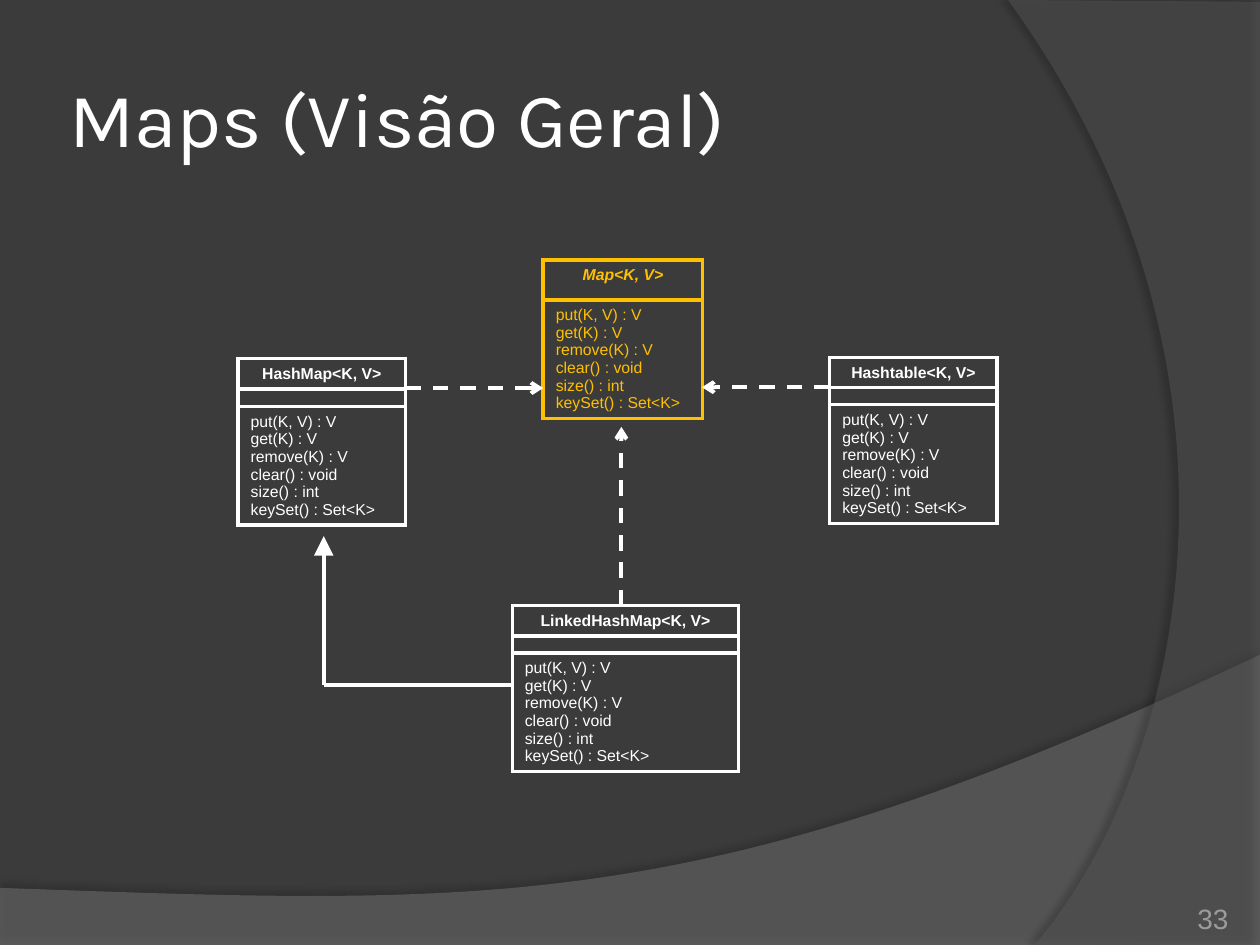
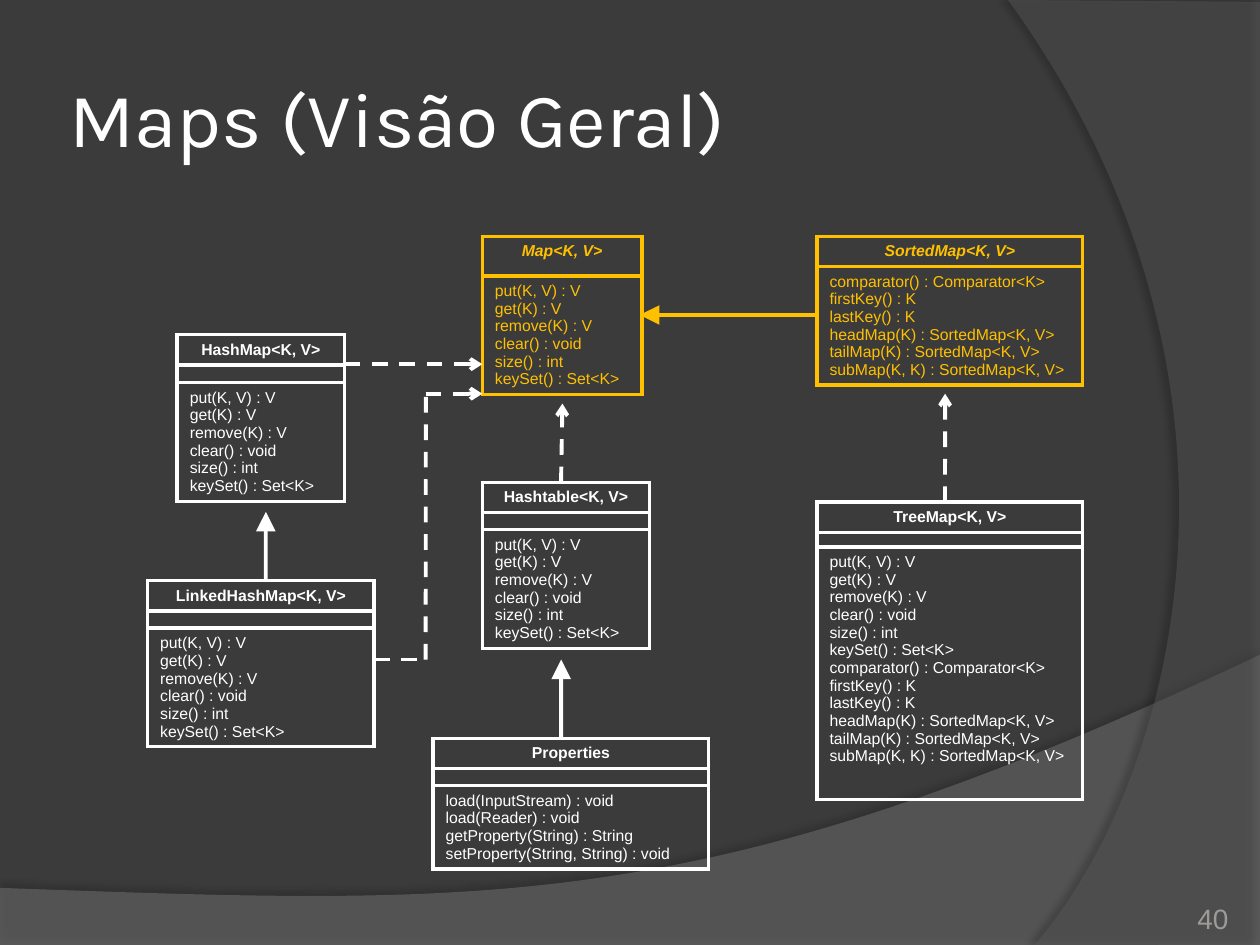
Before and after one commit to duchesqui/slzvieira-training, a slide deck: slide 40 of 2-Java-Programmer-Modulo-II/10.Capitulo04.pptx (slide 33 before the commit). Drawn at 1260x945 pixels with LibreOffice and Linux fonts; fonts in the diff are those of the drawing. Boxes give left, top, right and bottom in pixels: in the first picture for what was removed or moved away, otherwise in the second. Text is boxed around its words. In the diff, an @@ line names an element or a change of style, - is before the commit and + after.

```diff
--- a/2-Java-Programmer-Modulo-II/10.Capitulo04.pptx
+++ b/2-Java-Programmer-Modulo-II/10.Capitulo04.pptx
@@ table added at (x1=816, y1=236, x2=1082, y2=393), 2 rows, 1 columns @@
+SortedMap<K, V>
+comparator() : Comparator<K> / firstKey() : K / lastKey() : K / headMap(K) : SortedMap<K, V> / tailMap(K) : SortedMap<K, V> / subMap(K, K) : SortedMap<K, V>
@@ arrow added from (816, 315) to (640, 315), #FFC000 2.25 pt @@
@@ 2 tables, 1 arrow moved together from (x1=238, y1=260, x2=703, y2=534) to (x1=178, y1=236, x2=643, y2=510) @@
@@ arrow moved from (621, 606) - (621, 427) to (426, 659) - (426, 394) @@
@@ arrow (426, 659) - (426, 394): arrow to line @@
@@ arrow added from (426, 394) to (483, 394), #FFFFFF 2.25 pt dashed @@
@@ arrow moved from (830, 387) - (702, 387) to (561, 483) - (562, 403) @@
@@ arrow added from (945, 501) to (945, 393), #FFFFFF 2.25 pt dashed @@
@@ table moved from (x1=830, y1=358, x2=998, y2=533) to (x1=483, y1=483, x2=650, y2=658) @@
@@ table added at (x1=816, y1=501, x2=1082, y2=801), 3 rows, 1 columns @@
+TreeMap<K, V>
+
+put(K, V) : V / get(K) : V / remove(K) : V / clear() : void / size() : int / keySet() : Set<K> / comparator() : Comparator<K> / firstKey() : K / lastKey() : K / headMap(K) : SortedMap<K, V> / tailMap(K) : SortedMap<K, V> / subMap(K, K) : SortedMap<K, V>
@@ arrow moved from (324, 685) - (324, 536) to (266, 581) - (266, 512) @@
@@ table moved from (x1=513, y1=606, x2=740, y2=781) to (x1=147, y1=581, x2=374, y2=756) @@
@@ line added from (374, 659) to (425, 659), #FFFFFF 2.25 pt dashed @@
@@ arrow added from (561, 738) to (561, 659), #FFFFFF 2.25 pt @@
@@ line removed from (513, 685) to (324, 685) @@
@@ table added at (x1=433, y1=738, x2=709, y2=876), 3 rows, 1 columns @@
+Properties
+
+load(InputStream) : void / load(Reader) : void / getProperty(String) : String / setProperty(String, String) : void
@@ page number at (x1=1197, y1=910, x2=1228, y2=929): text changed @@
-33
+40
```
Also in this commit, not shown: 5 other slides changed, 7 slides added, 32 other files.
